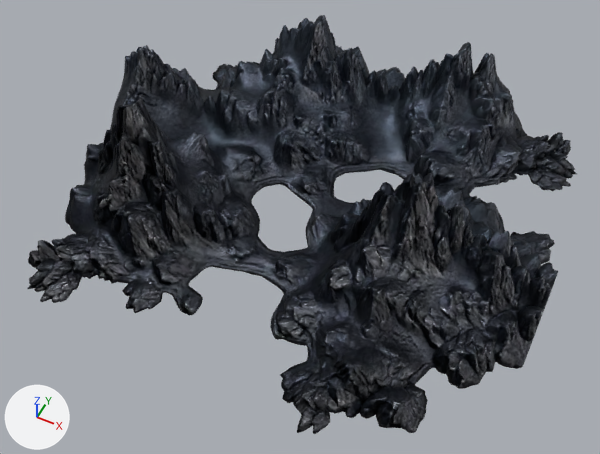
The glTF model public/assets/selected-work/mountains.glb: old version first, new version second.
Both versions are drawn from a 50 mm lens placed at (0.494, -1.068, 1.252), pointed at (0.015, -0.11, 0.055). Lighting does not change. The marker at lower left points along +X, +Y and +Z. The first picture is the older version. Vertices at exactly the same position are counted once.

In view in the first picture: 'mountains'.
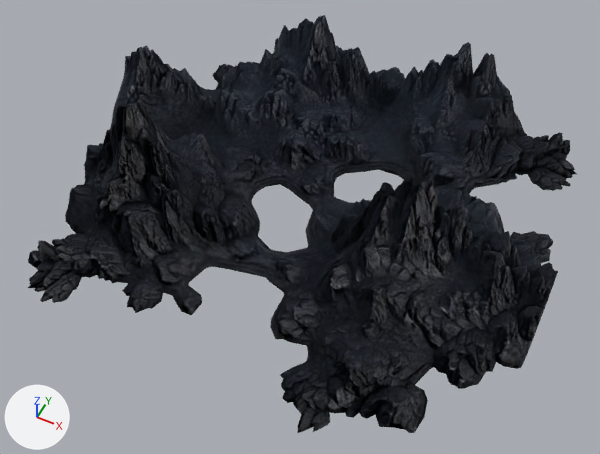
Where the newer file only moved an object's origin or applied its transform, the numbers keep the older frame.

Patch to the scene script:
```diff
--- a/public/assets/selected-work/mountains.glb.py
+++ b/public/assets/selected-work/mountains.glb.py
@@ mat_tripo_material_034aa78f_ec97_4eac_aa6c_d9c4ac66e24e @@
 n0 = _N.new('ShaderNodeBsdfPrincipled'); n0.name = 'Principled BSDF'
+n0.inputs[1].default_value = 1.0  # 'Metallic'
+n0.inputs[2].default_value = 1.0  # 'Roughness'
 n1 = _N.new('ShaderNodeOutputMaterial'); n1.name = 'Material Output'
@@ mat_tripo_material_034aa78f_ec97_4eac_aa6c_d9c4ac66e24e @@
 n2.image = img_image_0
-n3 = _N.new('ShaderNodeSeparateColor'); n3.name = 'Separate Color'
+n5 = _N.new('ShaderNodeNormalMap'); n5.name = 'Normal Map'
+n5.uv_map = 'UVMap'
 n4 = _N.new('ShaderNodeTexImage'); n4.name = 'Image Texture.001'
 n4.image = img_image_1
-n5 = _N.new('ShaderNodeNormalMap'); n5.name = 'Normal Map'
-n5.uv_map = 'UVMap'
-n6 = _N.new('ShaderNodeTexImage'); n6.name = 'Image Texture.002'
-n6.image = img_image_2
 _L.new(n0.outputs[0], n1.inputs[0])  # 'BSDF' to 'Surface'
 _L.new(n2.outputs[0], n0.inputs[0])  # 'Color' to 'Base Color'
-_L.new(n3.outputs[2], n0.inputs[1])  # 'Blue' to 'Metallic'
-_L.new(n3.outputs[1], n0.inputs[2])  # 'Green' to 'Roughness'
-_L.new(n4.outputs[0], n3.inputs[0])  # 'Color' to 'Color'
 _L.new(n5.outputs[0], n0.inputs[5])  # 'Normal' to 'Normal'
-_L.new(n6.outputs[0], n5.inputs[1])  # 'Color' to 'Color'
+_L.new(n4.outputs[0], n5.inputs[1])  # 'Color' to 'Color'
@@ me_mesh_0 @@
 # used by ob_mountains; location = (0.0, 0.0, 0.0)
-me_mesh_0.from_pydata(...)  # 29979 vertices, 59947 faces; spans x -0.49..0.49, y -0.478..0.478, z 0.0..0.297
+me_mesh_0.from_pydata(...)  # 10166 vertices, 20339 faces; spans x -0.49..0.49, y -0.478..0.478, z 0.0..0.297
+# me_mesh_0 part 1: 13 vertices moved within x -0.298..0.415, y -0.396..0.324, z 0.002..0.102; 19814 vertices removed from x -0.49..0.49, y -0.477..0.478, z 0.0..0.297; 1 vertex added at x 0.331, y -0.309, z 0.002
 me_mesh_0.materials.append(mat_tripo_material_034aa78f_ec97_4eac_aa6c_d9c4ac66e24e)
```

What differs and where, as boxes [x1, y1, x2, y2] in the pictures (600 x 454 px):
'mountains', surface changed, reshaped (darker): before [28, 15, 577, 434]; after [28, 15, 577, 433]
part 1 of me_mesh_0, cut back: before [28, 15, 575, 434]; after [281, 78, 558, 386]
